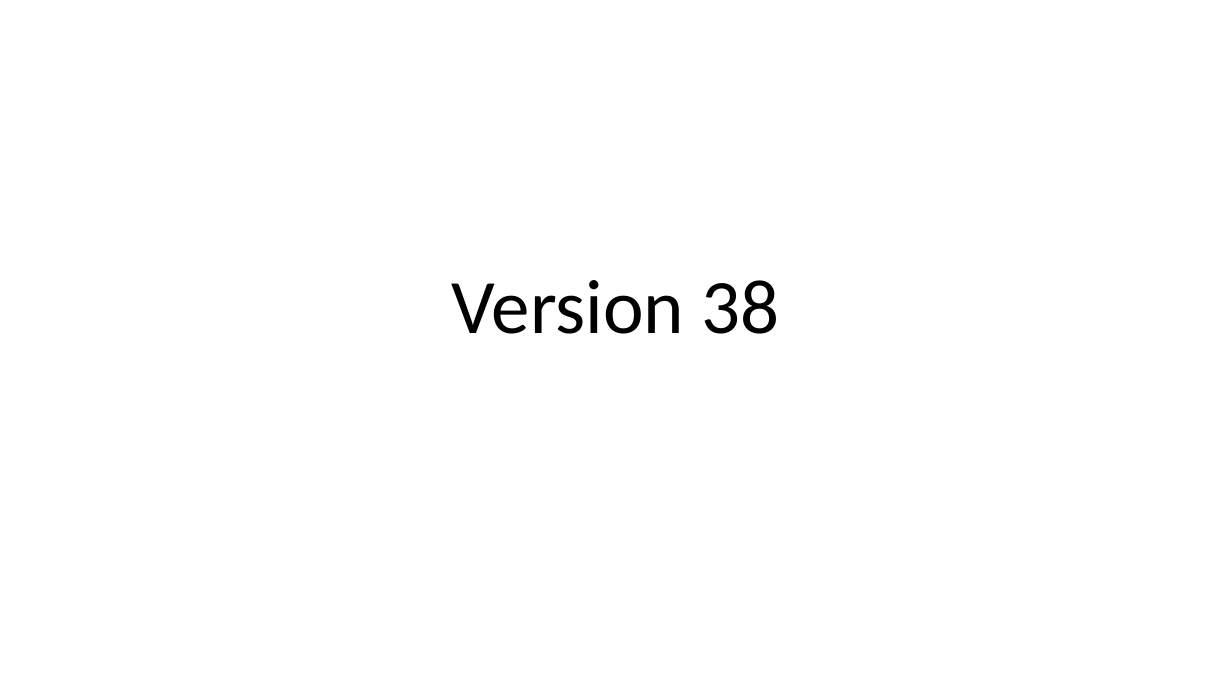
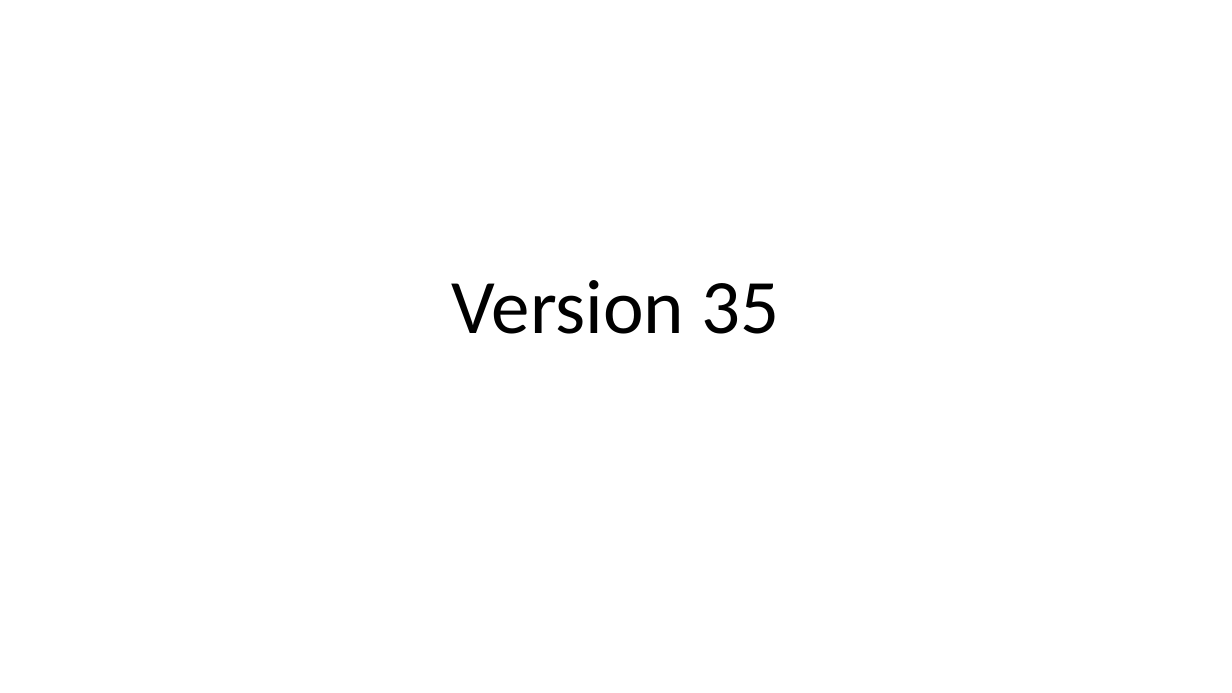
Before and after one commit to Brindley/brindley, a slide deck: slide 1 of PowerPoint/PPTTest.pptx. Drawn at 1232x693 pixels with LibreOffice and Linux fonts; fonts in the diff are those of the drawing. Boxes give left, top, right and bottom in pixels: in the first picture for what was removed or moved away, otherwise in the second. Text is boxed around its words. In the diff, an @@ line names an element or a change of style, - is before the commit and + after.

Commit message:
jnklnklnlk

```diff
--- a/PowerPoint/PPTTest.pptx
+++ b/PowerPoint/PPTTest.pptx
@@ title at bbox=[452, 280, 780, 334]: text changed @@
-Version 38
+Version 35
```
